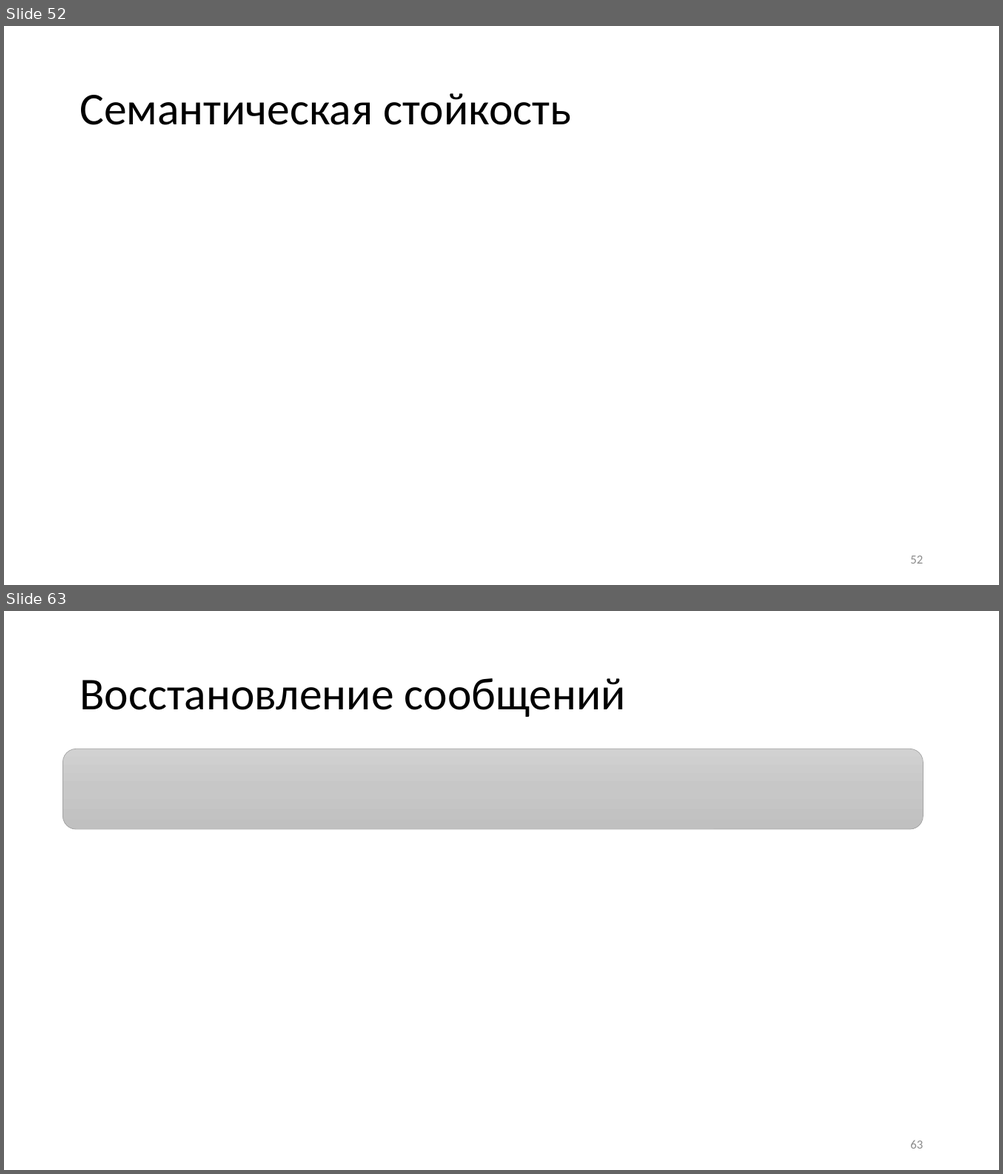
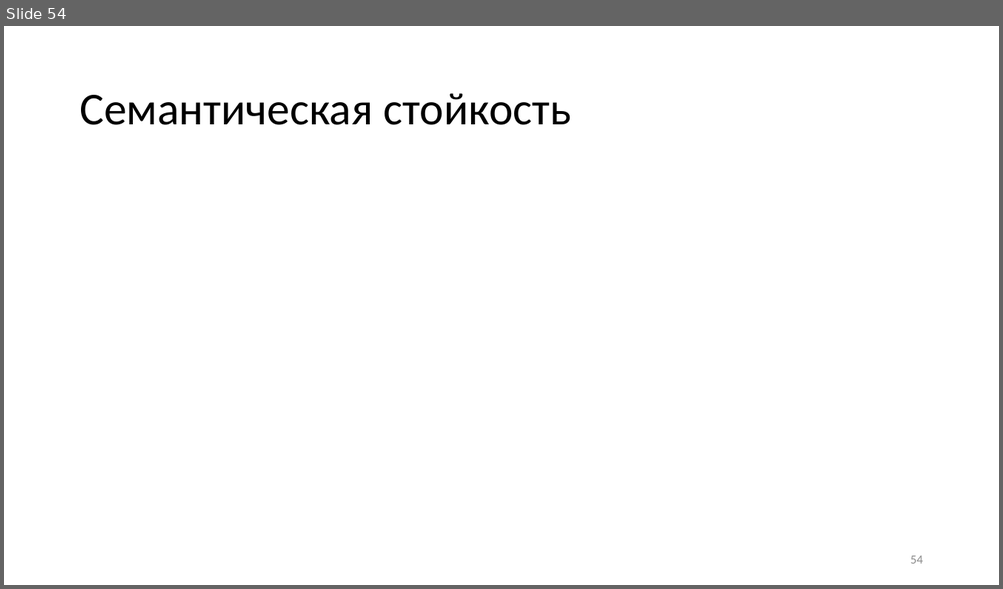
Before and after one commit to CryptoCourse/CryptoLectures, a slide deck: Lectures/Lecture1.pptx. Shown one above the other, each under a label of ours: slides 52 and 63 before the commit, slide 54 after it; the slides between them are not shown. The pictures are 1003x1174 and 1003x589 pixels, drawn with LibreOffice and Linux fonts; fonts in the diff are those of the drawing; grey boxes stand for pictures. Boxes give left, top, right and bottom in pixels: in the first picture for what was removed or moved away, otherwise in the second. Text is boxed around its words. In the diff, an @@ line names an element or a change of style, - is before the commit and + after.

```diff
--- a/Lectures/Lecture1.pptx
+++ b/Lectures/Lecture1.pptx
@@ slide 63 removed at bbox=[4, 611, 999, 1170], background #FFFFFF @@
@@ title removed at bbox=[79, 678, 626, 717] @@
-Восстановление сообщений
@@ rounded rectangle removed at bbox=[63, 749, 923, 829] @@
@@ page number removed at bbox=[910, 1141, 922, 1149] @@
-63
@@ what was slide 52 is now slide 54 @@
@@ page number at bbox=[910, 556, 922, 564]: text changed @@
-52
+54
```
Also in this commit, not shown: 4 slides changed, 3 slides added, 17 other slides removed, 1 other file.
